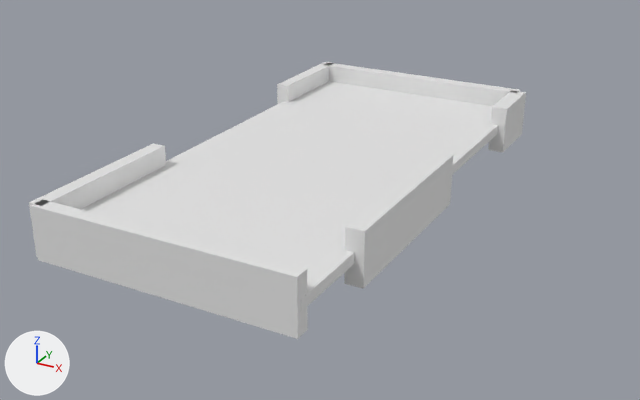
One commit to the glTF model Assets/Models/Rooms/Middle_Room.gltf: the scene before it, then after it.
Rendered twice from a camera (50 mm lens) standing at (15.9, -28.8, 12.8) and looking at (0.3, -0.4, -1.4). The axes (+X, +Y, +Z) are drawn at lower left. The lights are the same throughout. Where no turn or scale is listed for an object, it has been applied to the vertices. Vertices at the same position are counted once.

Before the edit, the objects in view are built like this:
```python
ob_floor_col = bpy.data.objects.new('Floor-col', me_cube_001)
ob_floor_col.location = (0.0, 0.0, 0.0)
ob_floor_col.scale = (5.0, 10.0, 0.2)
ob_wall_1_col = bpy.data.objects.new('wall_1-col', me_cube_002)
ob_wall_1_col.location = (-0.0352, 10.02, 0.0)
ob_wall_1_col.scale = (5.02, 0.282, 1.0)
ob_wall_2_col = bpy.data.objects.new('wall_2-col', me_cube_003)
ob_wall_2_col.location = (-0.0352, -9.888, 0.0)
ob_wall_2_col.scale = (5.02, 0.282, 1.0)
ob_wall_3_col = bpy.data.objects.new('wall_3-col', me_cube_004)
ob_wall_3_col.location = (-5.0, -6.792, 0.0)
ob_wall_3_col.rotation_euler = (0.0, 0.0, 1.571)  # degrees (0, 0, 90)
ob_wall_3_col.scale = (3.23, 0.282, 1.0)
ob_wall_4_col = bpy.data.objects.new('wall_4-col', me_cube_005)
ob_wall_4_col.location = (-5.0, 8.001, 0.0)
ob_wall_4_col.rotation_euler = (0.0, 0.0, 1.571)  # degrees (0, 0, 90)
ob_wall_4_col.scale = (2.36, 0.282, 1.0)
ob_wall_5_col = bpy.data.objects.new('wall_5-col', me_cube_007)
ob_wall_5_col.location = (5.0, -2.912, 0.0)
ob_wall_5_col.scale = (0.337, 3.75, 1.0)
ob_wall_6_col = bpy.data.objects.new('wall_6-col', me_cube_006)
ob_wall_6_col.location = (5.0, 8.604, 0.0)
ob_wall_6_col.scale = (0.337, 1.4, 1.0)
```
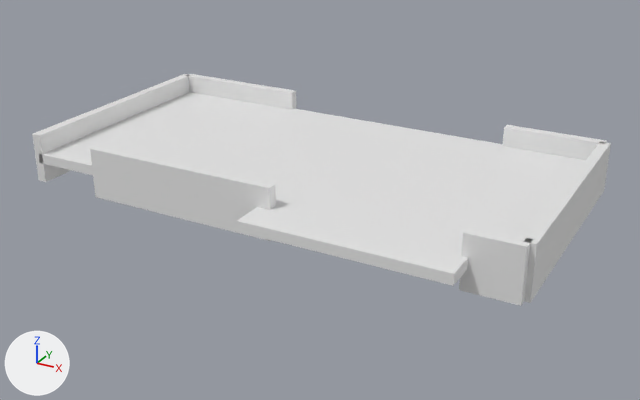
What differs and where, as boxes [x1, y1, x2, y2] in the pictures (640 x 400 px; the box of a moved part takes in the faces that stretch with it):
'wall_5-col', moved, rescaled: before [344, 152, 453, 289]; after [39, 92, 586, 251]
'Floor-col', reshaped, moved, rescaled: before [81, 81, 498, 312]; after [90, 146, 276, 241]
'wall_2-col', moved, turned, rescaled: before [30, 200, 308, 339]; after [237, 207, 468, 286]
'wall_3-col', moved, rescaled, turned: before [29, 143, 166, 257]; after [32, 74, 189, 182]
'wall_6-col', moved, rescaled: before [488, 91, 526, 152]; after [524, 142, 611, 303]
'wall_1-col', moved, turned, rescaled: before [326, 63, 520, 106]; after [503, 125, 607, 160]
'wall_6-col.001', added: after [459, 225, 533, 306]
'wall_4-col', moved, rescaled: before [277, 62, 332, 104]; after [185, 74, 296, 110]
part 1 of me_cube_001, moved or reshaped: before [81, 81, 498, 312]; after [459, 225, 533, 306]

Diff of the bpy script that builds the scene:
```diff
--- a/Assets/Models/Rooms/Middle_Room.gltf.py
+++ b/Assets/Models/Rooms/Middle_Room.gltf.py
@@ me_cube_001 @@
 me_cube_001.from_pydata(...)  # 8 vertices, 12 faces; spans x -1.0..1.0, y -1.0..1.0, z -1.0..1.0
 # used by ob_floor_col; location = (0.0, 0.0, 0.0); scale = (5.0, 10.0, 0.2)
-me_cube_001.vertices[0].co = (-1.0, -1.0, -1.0)
-me_cube_001.vertices[1].co = (-1.0, -1.0, 1.0)
-me_cube_001.vertices[2].co = (-1.0, 1.0, -1.0)
-me_cube_001.vertices[3].co = (-1.0, 1.0, 1.0)
-me_cube_001.vertices[4].co = (1.0, -1.0, -1.0)
-me_cube_001.vertices[5].co = (1.0, -1.0, 1.0)
-me_cube_001.vertices[6].co = (1.0, 1.0, -1.0)
-me_cube_001.vertices[7].co = (1.0, 1.0, 1.0)
+# me_cube_001 part 1
+me_cube_001.vertices[0].co = (-1.0, 0.3, -1.0)
+me_cube_001.vertices[1].co = (-1.0, 0.3, 1.0)
+me_cube_001.vertices[2].co = (1.0, 0.3, -1.0)
+me_cube_001.vertices[3].co = (1.0, 0.3, 1.0)
+me_cube_001.vertices[4].co = (-1.0, -0.3, -1.0)
+me_cube_001.vertices[5].co = (-1.0, -0.3, 1.0)
+me_cube_001.vertices[6].co = (1.0, -0.3, -1.0)
+me_cube_001.vertices[7].co = (1.0, -0.3, 1.0)
@@ ob_floor_col @@
 ob_floor_col = bpy.data.objects.new('Floor-col', me_cube_001)
-ob_floor_col.location = (0.0, 0.0, 0.0)
-ob_floor_col.scale = (5.0, 10.0, 0.2)
+ob_floor_col.parent = ob_empty
+ob_floor_col.location = (5.0, -3.0, 0.0)
+ob_floor_col.scale = (0.2, 4.0, 1.0)
@@ ob_wall_1_col @@
 ob_wall_1_col = bpy.data.objects.new('wall_1-col', me_cube_002)
-ob_wall_1_col.location = (-0.0352, 10.02, 0.0)
-ob_wall_1_col.scale = (5.02, 0.282, 1.0)
+ob_wall_1_col.parent = ob_empty
+ob_wall_1_col.location = (-5.0, 8.0, 0.0)
+ob_wall_1_col.rotation_euler = (0.0, 0.0, 1.571)  # degrees (0, 0, 90)
+ob_wall_1_col.scale = (2.0, 0.2, 1.0)
@@ ob_wall_2_col @@
 ob_wall_2_col = bpy.data.objects.new('wall_2-col', me_cube_003)
-ob_wall_2_col.location = (-0.0352, -9.888, 0.0)
-ob_wall_2_col.scale = (5.02, 0.282, 1.0)
+ob_wall_2_col.parent = ob_empty
+ob_wall_2_col.location = (5.75, 4.361, 0.0)
+ob_wall_2_col.rotation_euler = (0.0, 0.0, 1.571)  # degrees (0, 0, 90)
+ob_wall_2_col.scale = (3.86, 0.75, 0.2)
@@ ob_wall_3_col @@
 ob_wall_3_col = bpy.data.objects.new('wall_3-col', me_cube_004)
-ob_wall_3_col.location = (-5.0, -6.792, 0.0)
-ob_wall_3_col.rotation_euler = (0.0, 0.0, 1.571)  # degrees (0, 0, 90)
-ob_wall_3_col.scale = (3.23, 0.282, 1.0)
+ob_wall_3_col.parent = ob_empty
+ob_wall_3_col.location = (0.0, -10.0, 0.0)
+ob_wall_3_col.scale = (5.0, 0.2, 1.0)
@@ ob_wall_4_col @@
 ob_wall_4_col = bpy.data.objects.new('wall_4-col', me_cube_005)
-ob_wall_4_col.location = (-5.0, 8.001, 0.0)
+ob_wall_4_col.parent = ob_empty
+ob_wall_4_col.location = (-5.0, -7.0, 0.0)
 ob_wall_4_col.rotation_euler = (0.0, 0.0, 1.571)  # degrees (0, 0, 90)
-ob_wall_4_col.scale = (2.36, 0.282, 1.0)
+ob_wall_4_col.scale = (3.0, 0.2, 1.0)
@@ ob_wall_6_col @@
 ob_wall_6_col = bpy.data.objects.new('wall_6-col', me_cube_006)
-ob_wall_6_col.location = (5.0, 8.604, 0.0)
-ob_wall_6_col.scale = (0.337, 1.4, 1.0)
+ob_wall_6_col.parent = ob_empty
+ob_wall_6_col.location = (0.0, 10.0, 0.0)
+ob_wall_6_col.scale = (5.0, 0.2, 1.0)
@@ ob_wall_5_col @@
 ob_wall_5_col = bpy.data.objects.new('wall_5-col', me_cube_007)
-ob_wall_5_col.location = (5.0, -2.912, 0.0)
-ob_wall_5_col.scale = (0.337, 3.75, 1.0)
+ob_wall_5_col.parent = ob_empty
+ob_wall_5_col.location = (0.0, 0.0, 0.0)
+ob_wall_5_col.scale = (5.0, 10.0, 0.2)
@@ ob_empty @@
+ob_empty = bpy.data.objects.new('Empty', None)
+ob_empty.location = (0.0, 0.0, 0.0)
+ob_empty.rotation_euler = (0.0, 0.0, -1.571)  # degrees (0, 0, -90)
@@ ob_wall_6_col_001 @@
+ob_wall_6_col_001 = bpy.data.objects.new('wall_6-col.001', me_cube_001)
+ob_wall_6_col_001.location = (9.0, -5.0, 0.0)
```
